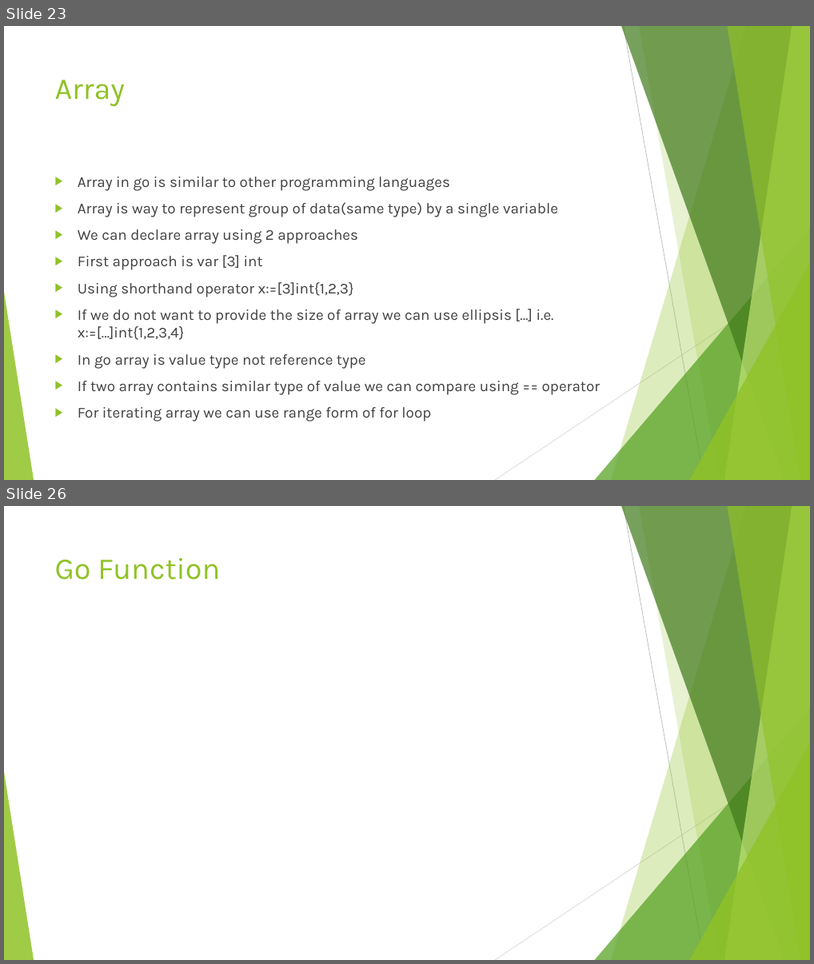
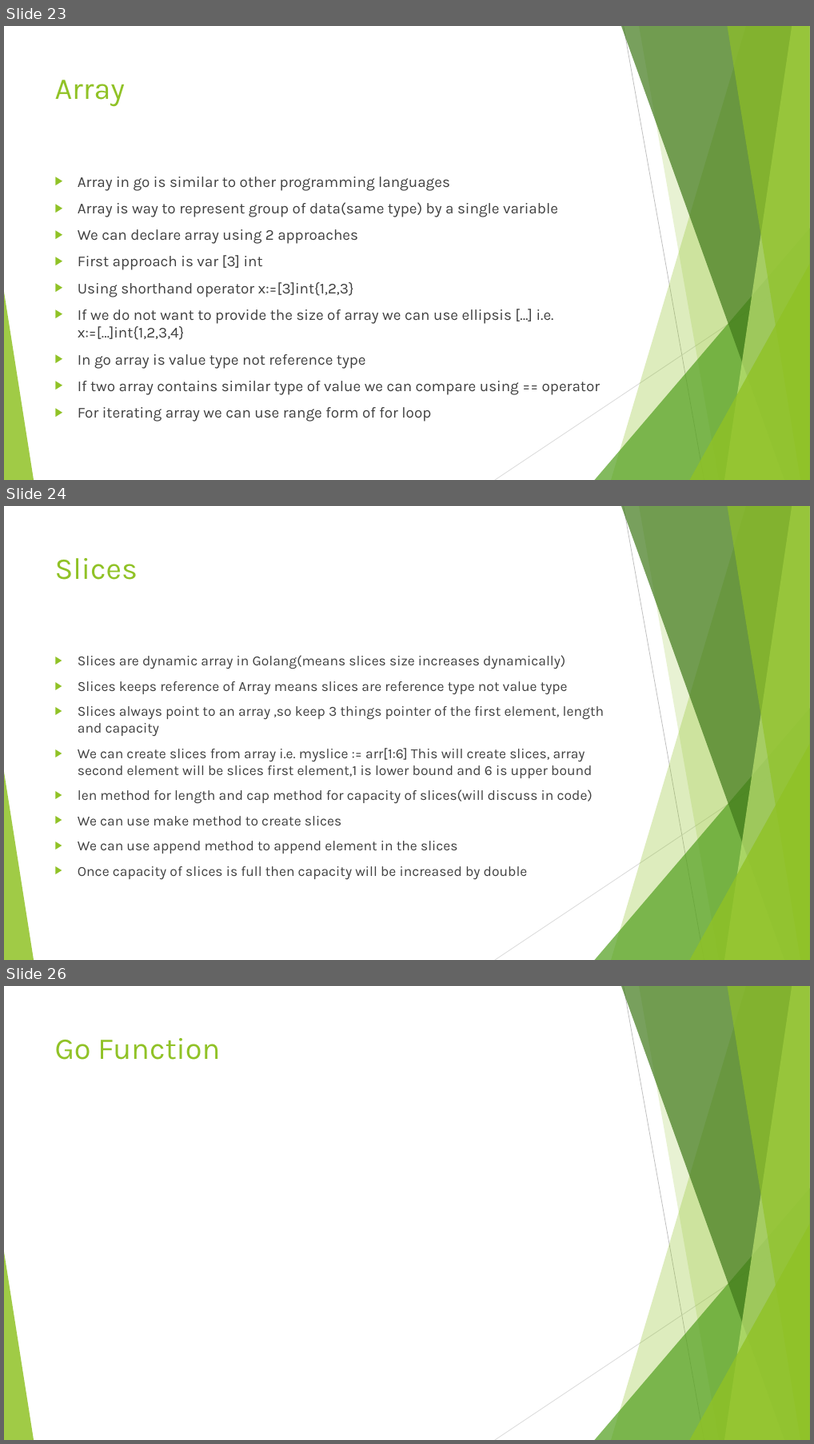
Before and after one commit to vivekdubeydeveloper/goquickstart, a slide deck: goquickstart.pptx. Shown one above the other, each under a label of ours: slides 23 and 26 before the commit, slides 23, 24 and 26 after it; the slides between them are not shown. The pictures are 814x964 and 814x1444 pixels, drawn with LibreOffice and Linux fonts; fonts in the diff are those of the drawing. Boxes give left, top, right and bottom in pixels: in the first picture for what was removed or moved away, otherwise in the second. Text is boxed around its words. In the diff, an @@ line names an element or a change of style, - is before the commit and + after.

```diff
--- a/goquickstart.pptx
+++ b/goquickstart.pptx
@@ slide 24 added at (4, 506, 810, 960), background #FFFFFF; not listed: 10 template elements that a slide beside it also shows @@
@@ title added at (55, 558, 138, 580), 36 pt, text #90C226 @@
+Slices
@@ text added at (78, 655, 604, 880), 16.6 pt, text #404040 @@
+▶ Slices are dynamic array in Golang(means slices size increases dynamically)
+▶ Slices keeps reference of Array means slices are reference type not value type
+▶ Slices always point to an array ,so keep 3 things pointer of the first element, length and capacity
+▶ We can create slices from array i.e. myslice := arr[1:6] This will create slices, array second element will be slices first element,1 is lower bound and 6 is upper bound
+▶ len method for length and cap method for capacity of slices(will discuss in code)
+▶ We can use make method to create slices
+▶ We can use append method to append element in the slices
+▶ Once capacity of slices is full then capacity will be increased by double
```
Also in this commit, not shown: 2 other slides added, 2 slides removed, 2 other files.
